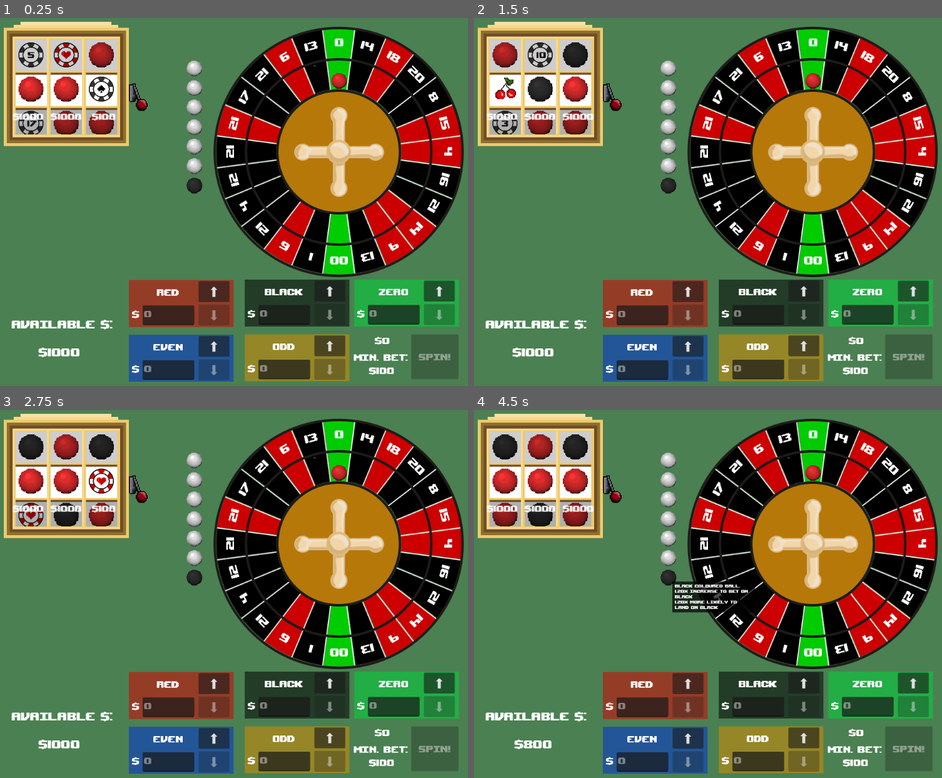
Above: before the commit, frames 1-4 (two rows, left to right).
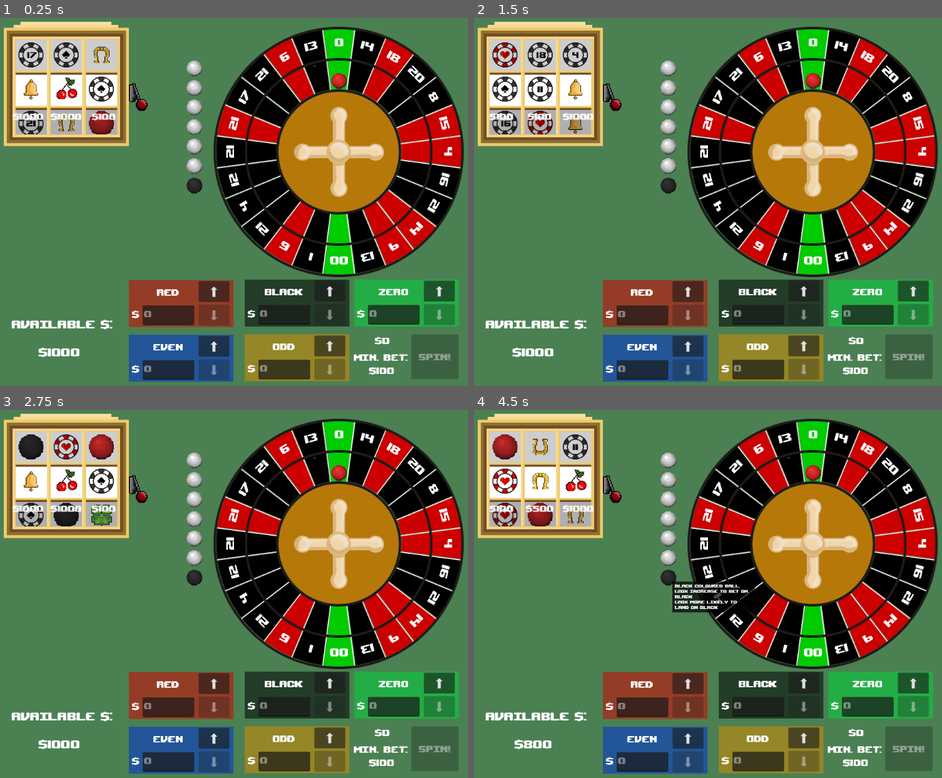
Above: after the commit, the same moments.

Repository: RossRKK/gmtk-game-jam-2025
Game: Godot game, scene res://scenes/roulette_scene.tscn
Two runs of this game, one before a commit and one after it. Both use one fixed random seed, a clock stepped at 60 frames per second and the inputs below. Sound files missing from this copy of the repository are replaced by a short silence.
Inputs (mouse positions are in pixels of both pictures, inside the frame that each line leads up to):
- Up to frame 1 (0.25 s): no input
- Up to frame 2 (1.5 s): click (506, 87) at 0.52 s; click (539, 87) at 1.27 s
- Up to frame 3 (2.75 s): click (102, 479) at 2.02 s
- Up to frame 4 (4.5 s): click (614, 476) at 2.75 s; click (614, 476) at 3.5 s; click (670, 579) at 4.27 s

The runs differ from the first frame. In frame 1, 1.3% of the frame differs, in the area x 3-25%, y 6-32%; in frame 2, 1.8%; in frame 3, 1.6%; in frame 4, 2.4%, in the area x 2-25%, y 6-32%.

Commit message:
Added magnet and repulsor power ups

Diff:
--- a/scripts/power_up.gd
+++ b/scripts/power_up.gd
@@ -9,9 +9,13 @@
 const SEGEMENT_DUPLICATE_WEIGHT = 6
 const POWER_UP_DUPLICATE_WEIGHT = 4
 
+const MAGNET_WEIGHT = 6
+
 @export var base_price: float = 100
 
 static func random_power_up() -> PowerUp:
+	var magnet_curve = preload("res://resources/segment_effects/magnet_segment_curve.tres")
+	var repolsor_curve = preload("res://resources/segment_effects/repulsor_segment_curve.tres")
 	var balls: Array = [
 		ColouredBall.make_coloured_ball.bind(Segment.RouletteColour.Red),
 		ColouredBall.make_coloured_ball.bind(Segment.RouletteColour.Black),
@@ -22,6 +26,8 @@
 		PowerUpMakeColour.new_zero,
 		PowerUpDuplicateSegment.make,
 		PowerUpDuplicatePowerUp.make,
+		PowerUpMagnet.make.bind(magnet_curve, 500.,"Magnetised", "The ball is more likely to land near here", "Make your own luck. Make the ball more likely to land in a segment or it's neighbours"),
+		PowerUpMagnet.make.bind(repolsor_curve, 500.,"Repellent", "The ball is less likely to land near here", "Make your own luck. Make the ball less likely to land in a segment or it's neighbours"),
 	]
 	var weights: Array[int] = [
 		12 * BASIC_WEIGHT, # make red
@@ -29,8 +35,12 @@
 		BASIC_WEIGHT, # make zero
 		SEGEMENT_DUPLICATE_WEIGHT,
 		POWER_UP_DUPLICATE_WEIGHT,
-		100, # red ball
-		100, # black ball
+		MAGNET_WEIGHT, # magnet
+		MAGNET_WEIGHT, # replusor
+
+		# these are added after the hard coded ones
+		12 * BASIC_WEIGHT, # red ball
+		12 * BASIC_WEIGHT, # black ball
 	]
 
 	for ball_factory in balls:
--- /dev/null
+++ b/scripts/power_ups/power_up_magnet.gd
@@ -0,0 +1,43 @@
+class_name PowerUpMagnet
+extends PowerUp
+
+static func make(curve: Curve, base_price: float, title: String, description: String, tool_tip: String) -> PowerUpMagnet:
+	var power_up = PowerUpMagnet.new(curve, base_price, title, description, tool_tip)
+	if title == "Magnetised":
+		power_up.texture_normal = preload("res://assets/png/power_horseshoe_upright.png")
+	else:
+		power_up.texture_normal = preload("res://assets/png/power_horseshoe.png")
+	power_up.scale.x = 0.4
+	power_up.scale.y = 0.4
+	return power_up
+
+var curve: Curve
+var tool_tip: String
+var effect_title: String
+var effect_description: String
+
+func _init(c: Curve, bp: float, t: String, d: String, tt: String) -> void:
+	super()
+	base_price = bp
+	curve = c
+	tool_tip = tt
+	effect_title = t
+	effect_description = d
+
+func segment_clicked(segment: Segment) -> void:
+	segment.segment_effect = SegmentEffect.new()
+	segment.segment_effect.probability_effect = curve.duplicate()
+	segment.segment_effect.effect_name = effect_title
+	segment.segment_effect.effect_description = effect_description
+
+	game.event_bus.segment_clicked.disconnect(segment_clicked)
+	game.event_bus.help_text.emit("")
+
+func activate() -> void:
+	super.activate()
+	game.event_bus.segment_clicked.connect(segment_clicked)
+	game.event_bus.help_text.emit("Click a segment to alter it")
+
+
+func description() -> String:
+	return tool_tip
--- a/scripts/roulette_wheel/segment.gd
+++ b/scripts/roulette_wheel/segment.gd
@@ -70,7 +70,7 @@
 func mouse_entered() -> void:
 	is_highlighted = true
 	var zero_text = "\nBetting on Zero x12 your winnings" if colour == RouletteColour.Zero else ""
-	var tooltip = "%s %d%s\n%s\n%s" % [RouletteColour.find_key(colour), number, zero_text, segment_effect.effect_description, segment_effect.effect_description]
+	var tooltip = "%s %d%s\n%s\n%s" % [RouletteColour.find_key(colour), number, zero_text, segment_effect.effect_name, segment_effect.effect_description]
 	tool_tip_id = game.tool_tip.show_tool_tip(tooltip)
 
 
Binary file added: assets/png/power_horseshoe_upright.png
Not shown, added: assets/png/power_horseshoe_upright.png.import
Not shown, added: scripts/power_ups/power_up_magnet.gd.uid
